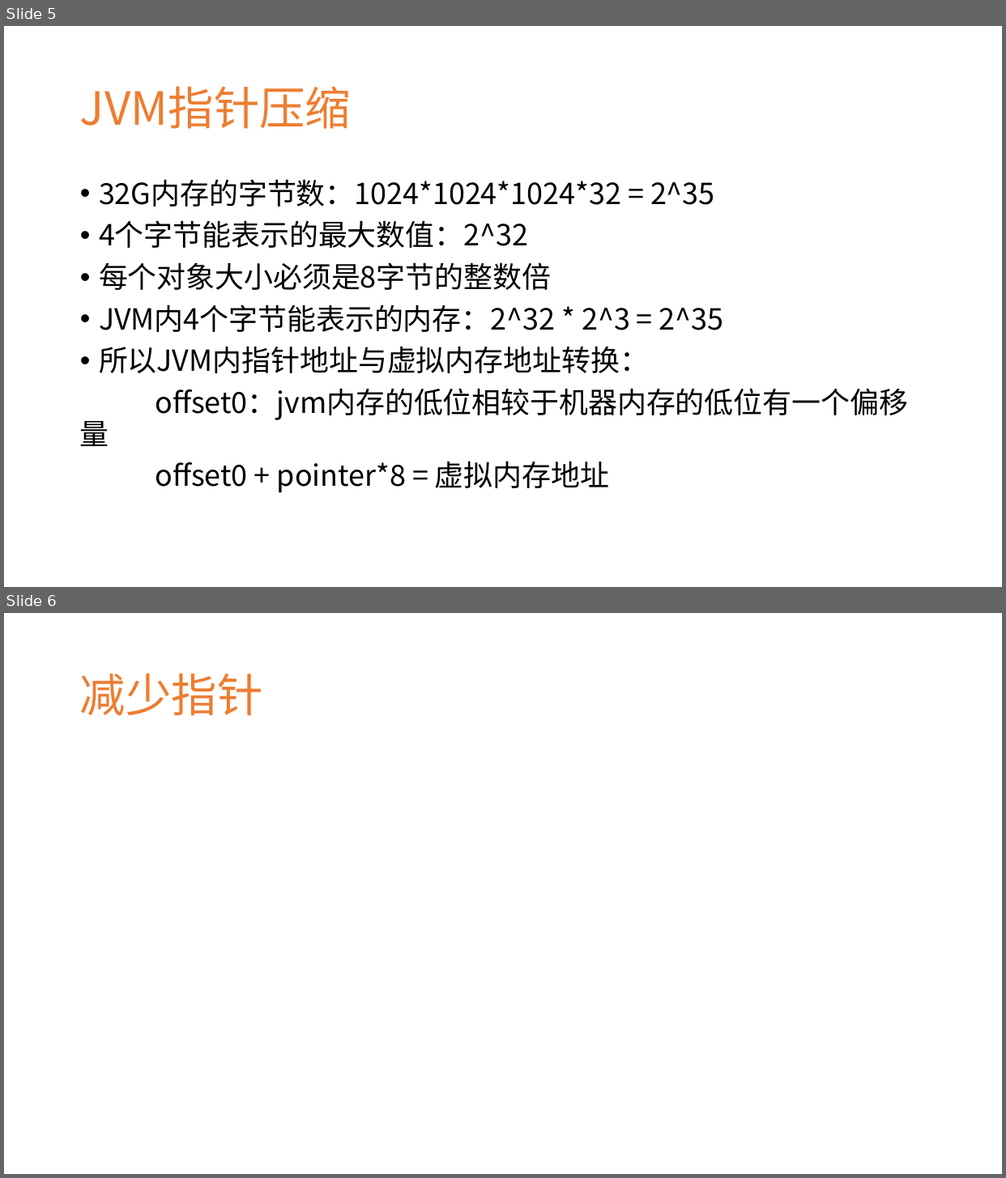
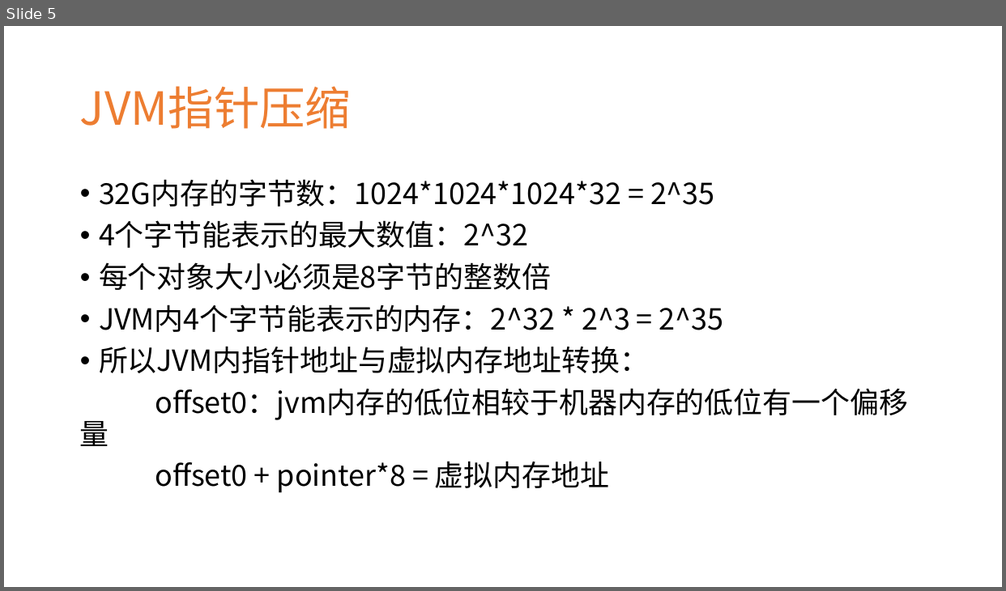
Before and after one commit to JiangJibo/project, a slide deck: web/src/main/resources/Java内存优化分享.pptx. Shown one above the other, each under a label of ours: slides 5 and 6 before the commit, slide 5 after it. The pictures are 1006x1178 and 1006x591 pixels, drawn with LibreOffice and Linux fonts; fonts in the diff are those of the drawing. Boxes give left, top, right and bottom in pixels: in the first picture for what was removed or moved away, otherwise in the second. Text is boxed around its words. In the diff, an @@ line names an element or a change of style, - is before the commit and + after.

```diff
--- a/web/src/main/resources/Java内存优化分享.pptx
+++ b/web/src/main/resources/Java内存优化分享.pptx
@@ slide 6 removed at [4, 613, 1002, 1174], background #FFFFFF @@
@@ title removed at [80, 673, 263, 716] @@
-减少指针
```
Also in this commit, not shown: 2 slides added.
